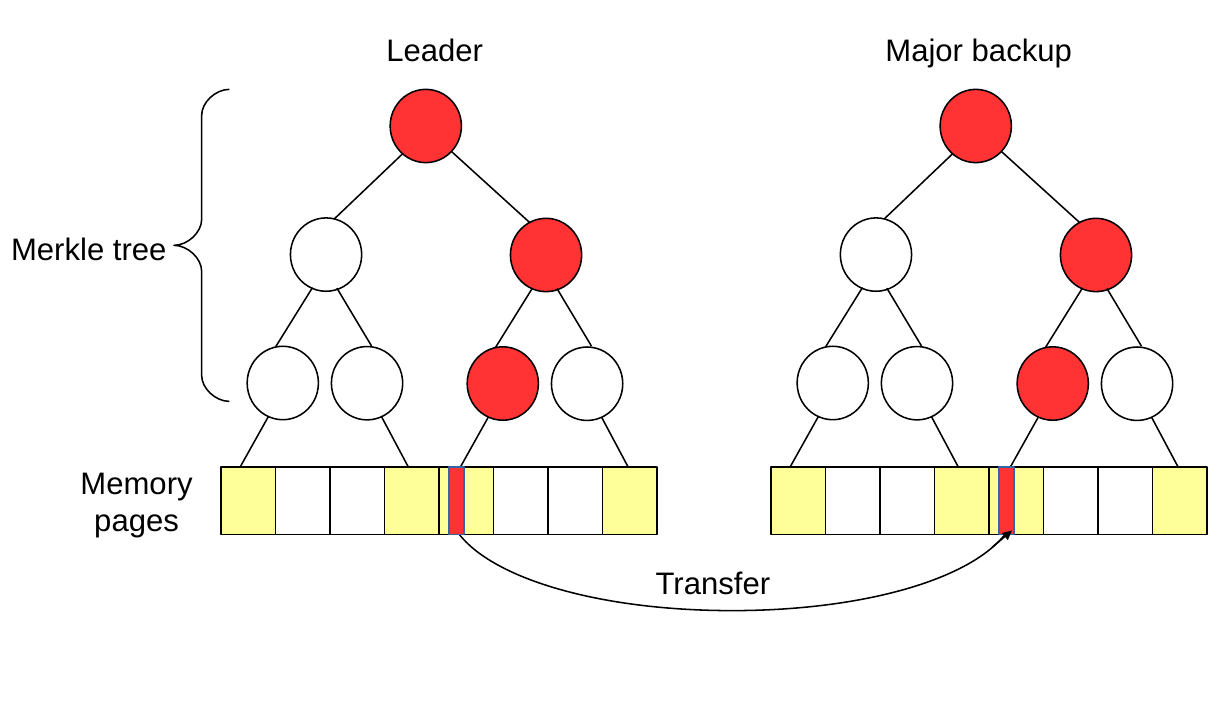
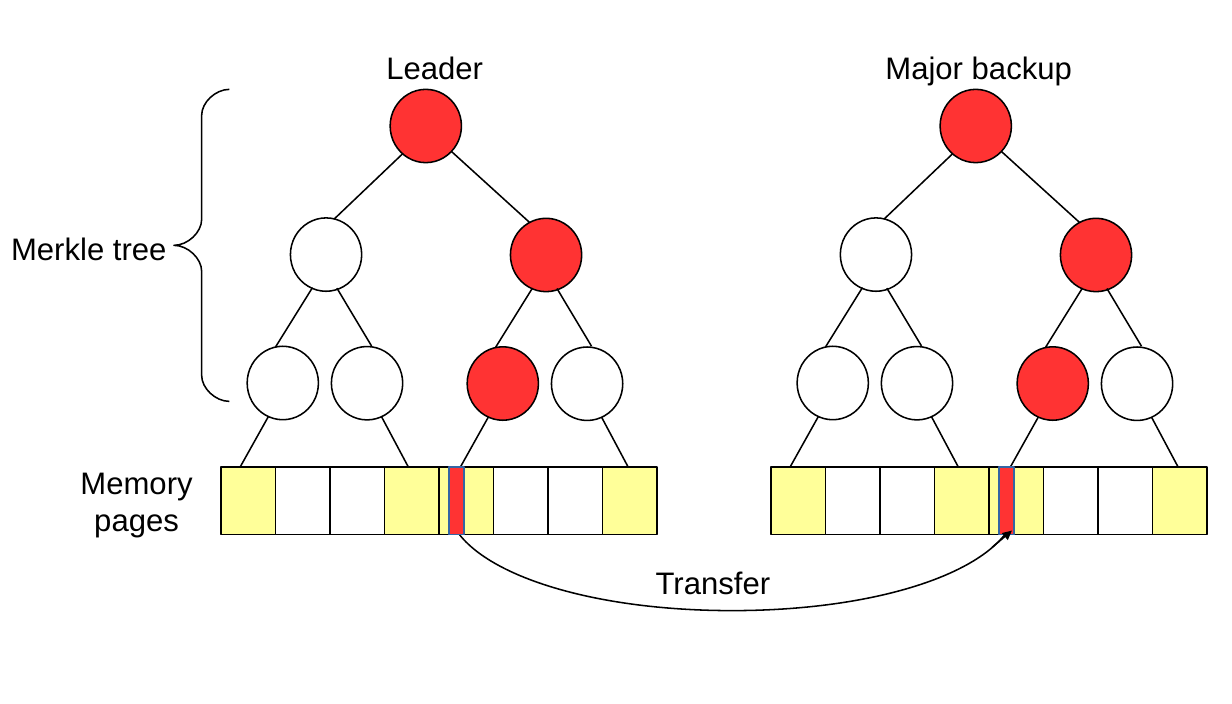
Before and after one commit to hemingcui/grf2017, a slide deck: slide 1 of figures/tree.odp. Drawn at 1232x704 pixels with LibreOffice and Linux fonts; fonts in the diff are those of the drawing. Boxes give left, top, right and bottom in pixels: in the first picture for what was removed or moved away, otherwise in the second. Text is boxed around its words. In the diff, an @@ line names an element or a change of style, - is before the commit and + after.

```diff
--- a/figures/tree.odp
+++ b/figures/tree.odp
@@ text "Leader": place and size @@
-text "Leader" at (386, 38, 483, 62)
+text "Leader" at (386, 56, 483, 80)
@@ text "Major backup": place and size @@
-text "Major backup" at (885, 38, 1072, 67)
+text "Major backup" at (885, 56, 1072, 85)
```
Also in this commit, not shown: 3 other files.
